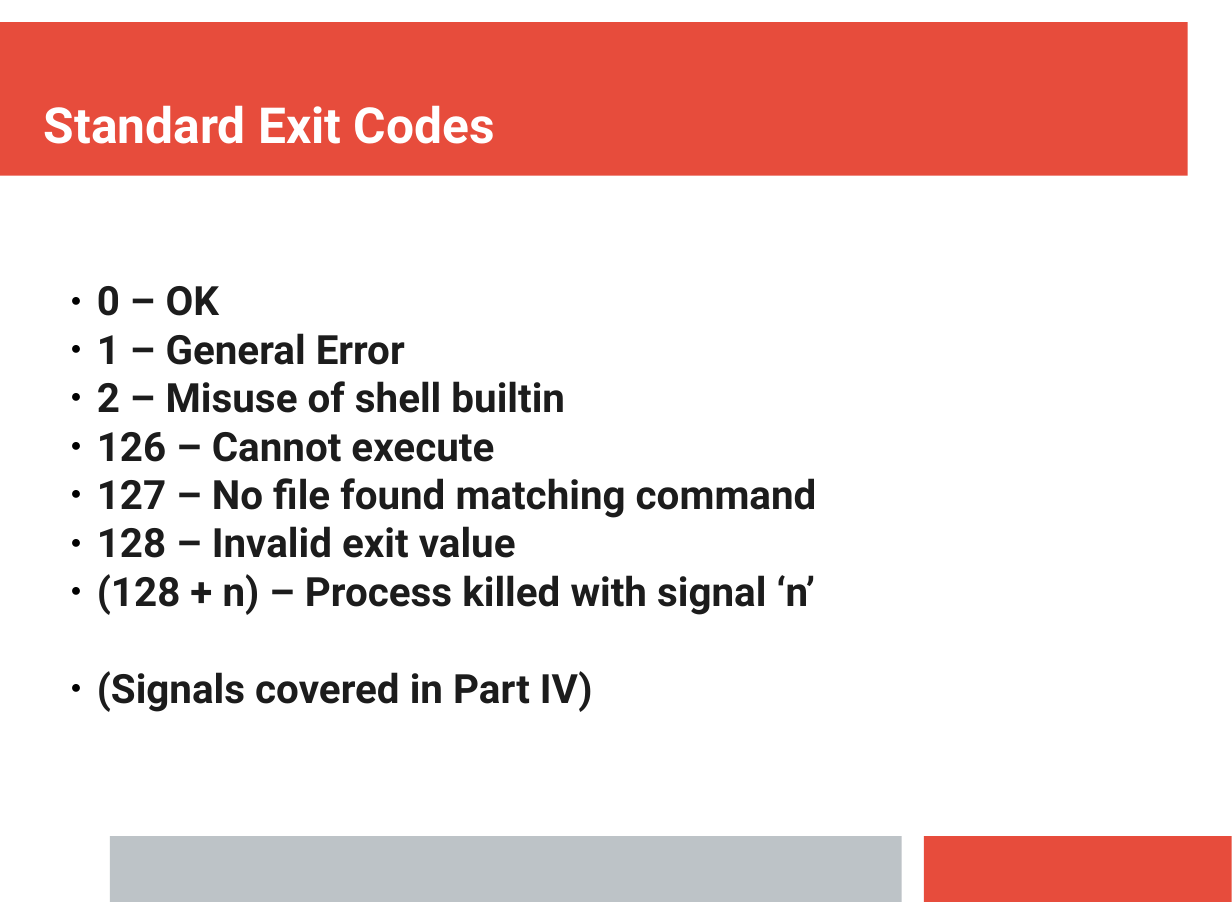
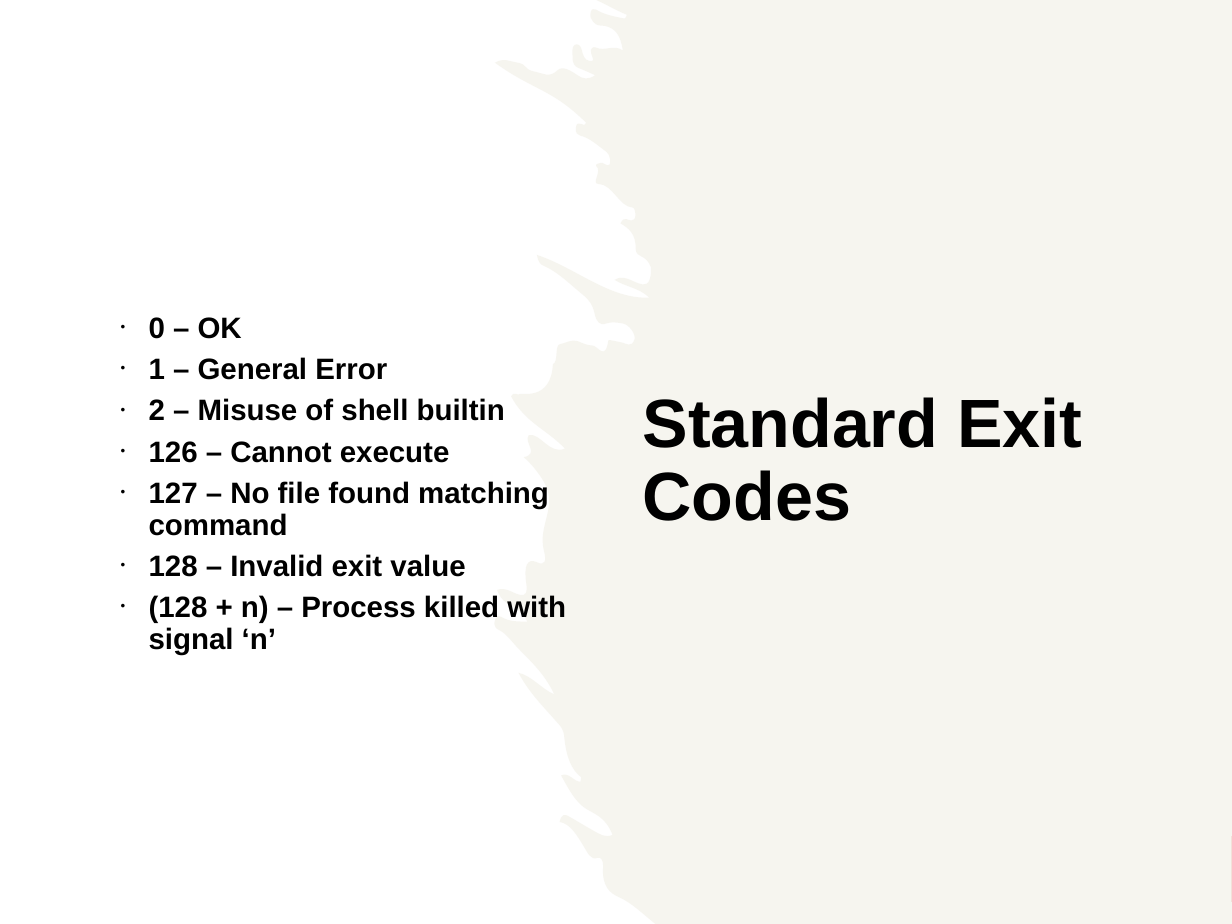
Before and after one commit to ianmiell/introduction-to-bash, a slide deck: slide 41 of slides/introduction_to_bash.pptx (slide 40 before the commit). Drawn at 1232x924 pixels with LibreOffice and Linux fonts; fonts in the diff are those of the drawing. Boxes give left, top, right and bottom in pixels: in the first picture for what was removed or moved away, otherwise in the second. Text is boxed around its words. In the diff, an @@ line names an element or a change of style, - is before the commit and + after.

```diff
--- a/slides/introduction_to_bash.pptx
+++ b/slides/introduction_to_bash.pptx
@@ rectangle added at (0, 0, 1232, 924), fill #FFFFFF @@
@@ freeform shape added at (494, 0, 1232, 924), fill #EEECE1 at 50% opacity @@
@@ text "0 – OK": place and size @@
-text "0 – OK" at (97, 286, 817, 712)
+text "0 – OK" at (149, 317, 566, 655)
@@ text "0 – OK" at (149, 317, 566, 655): size 26 to 19 pt, font Roboto to Arial, text colour #1C1C1C to #000000; bullet ● to •; line spacing 1 to 0.9; more space between paragraphs; vertical alignment top to middle @@
@@ text "Standard Exit Codes": place and size @@
-text "Standard Exit Codes" at (44, 105, 495, 144)
+text "Standard Exit Codes" at (643, 397, 1082, 521)
@@ text "Standard Exit Codes" at (643, 397, 1082, 521): size 32 to 44 pt, font Roboto to Arial, text colour #FFFFFF to #000000; line spacing 1 to 0.9; more space between paragraphs; vertical alignment bottom to middle @@
@@ text at (97, 671, 593, 712): paragraph removed @@
-  ● (Signals covered in Part IV)
@@ rectangle removed at (110, 836, 901, 902) @@
```
Also in this commit, not shown: 58 other slides changed, 2 slides added, 6 slides removed, 1 other file.
